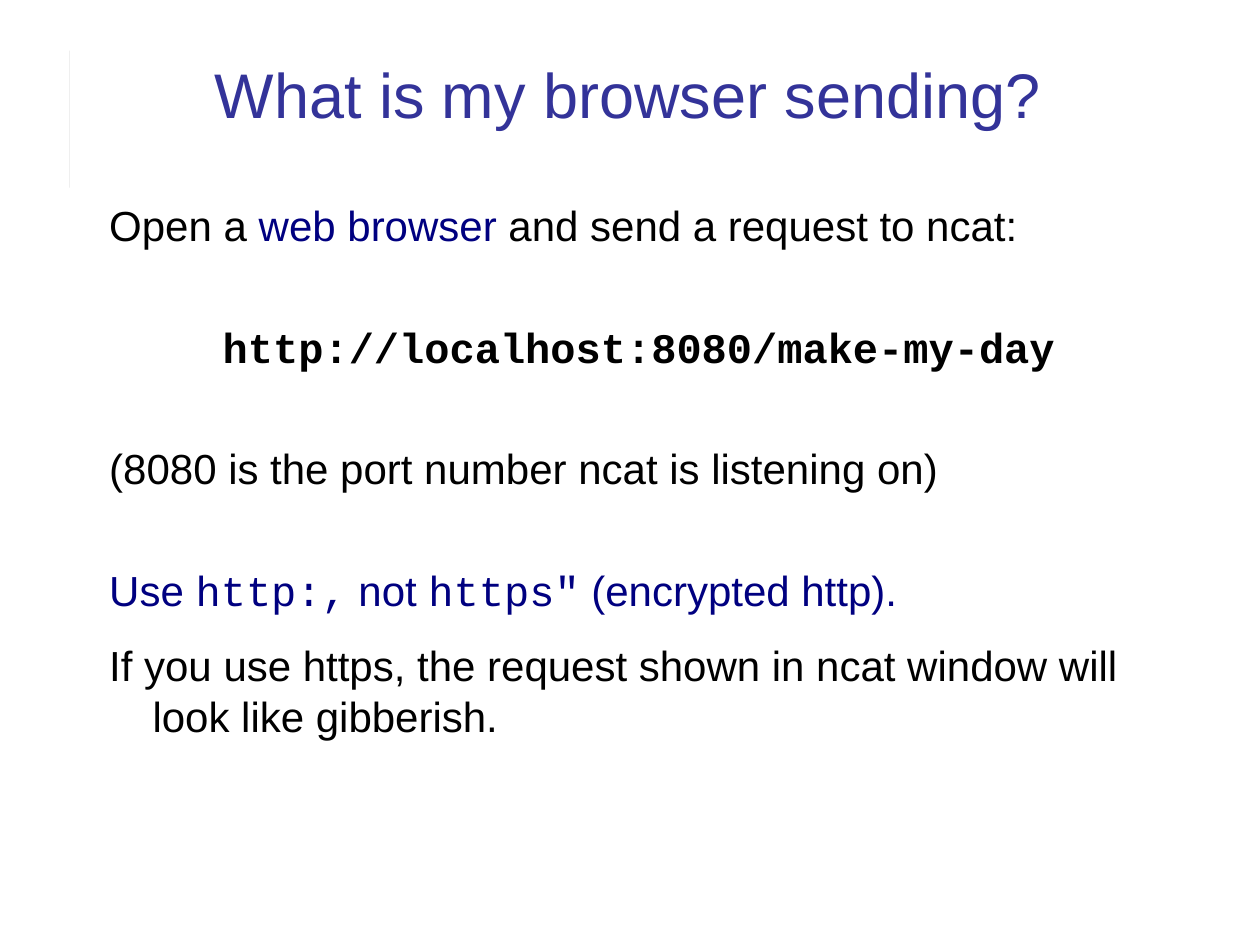
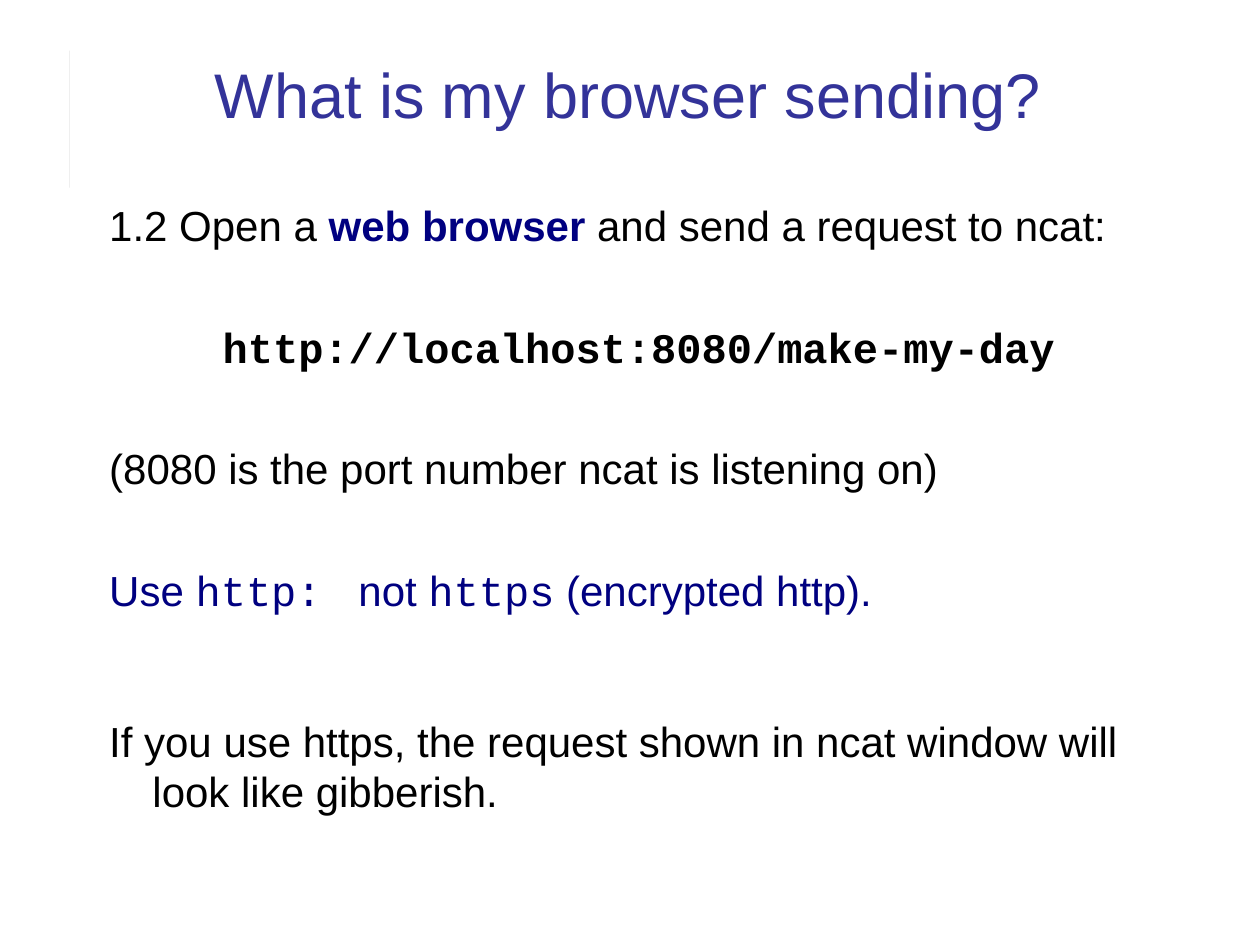
Before and after one commit to cpske/ISP, a slide deck: slide 6 of web/HTTP-in-Action.pptx. Drawn at 1260x945 pixels with LibreOffice and Linux fonts; fonts in the diff are those of the drawing. Boxes give left, top, right and bottom in pixels: in the first picture for what was removed or moved away, otherwise in the second. Text is boxed around its words. In the diff, an @@ line names an element or a change of style, - is before the commit and + after.

Commit message:
update HTTP in Action

```diff
--- a/web/HTTP-in-Action.pptx
+++ b/web/HTTP-in-Action.pptx
@@ text at <box>109,210,1106,249</box>: text changed @@
-Open a web browser and send a request to ncat:
+1.2 Open a web browser and send a request to ncat:
@@ text at <box>109,575,872,615</box>: text changed @@
-Use http:, not https" (encrypted http).
+Use http: not https (encrypted http).
```
Also in this commit, not shown: 12 other slides changed, 2 slides added, 1 other file.
